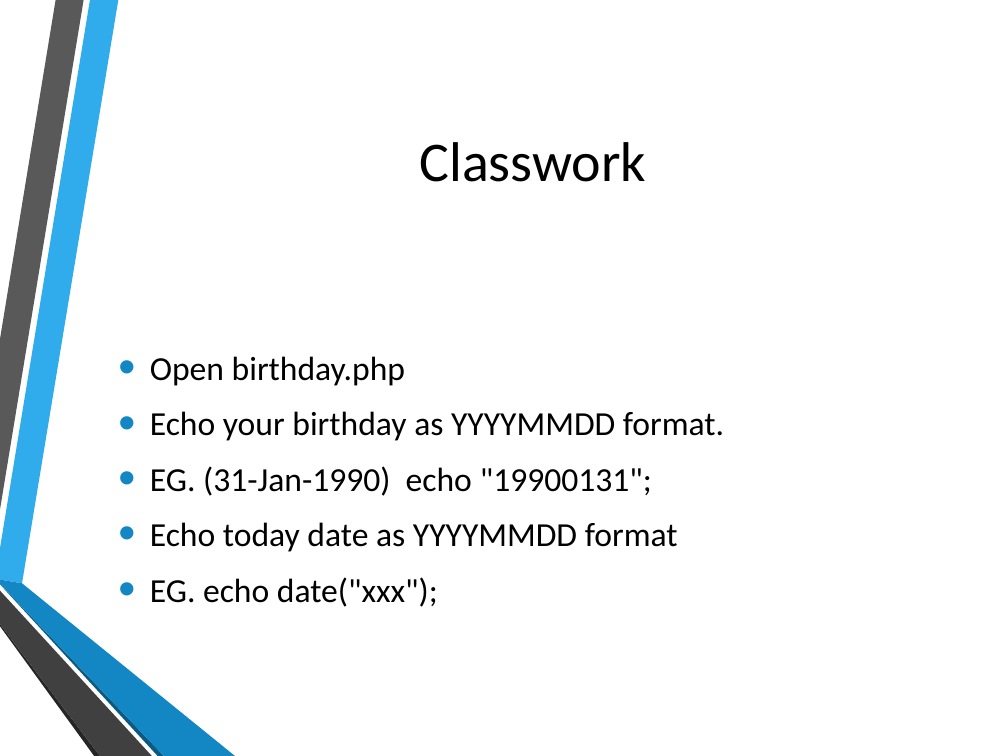
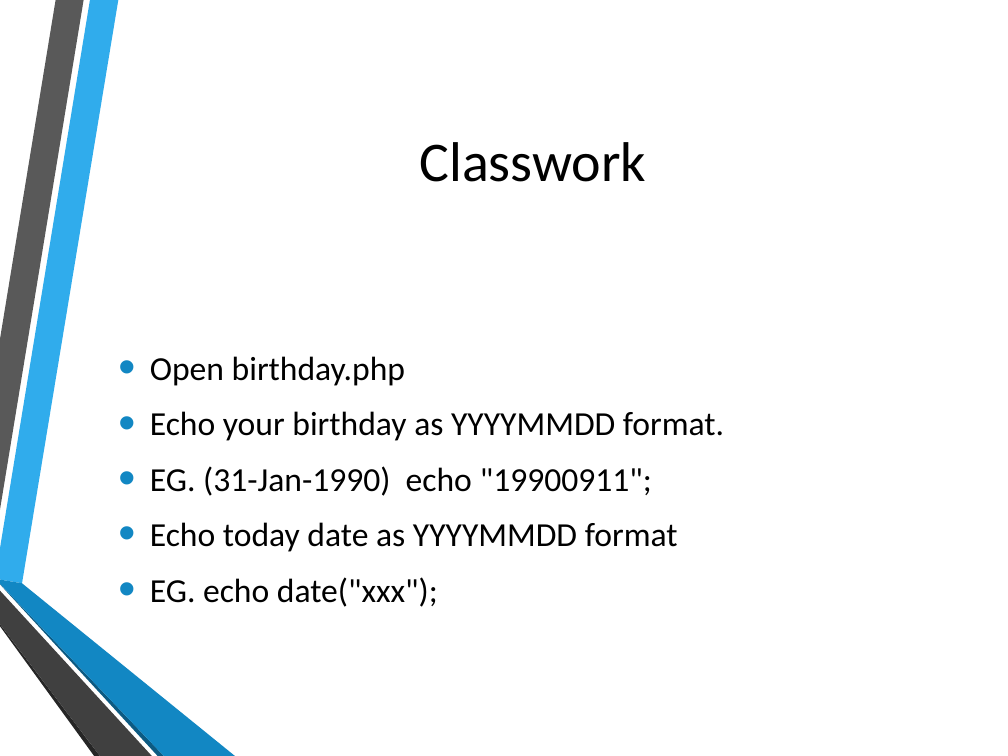
Before and after one commit to hatted/fevaworks-php, a slide deck: slide 33 of php-fw1/lesson1.pptx. Drawn at 1008x756 pixels with LibreOffice and Linux fonts; fonts in the diff are those of the drawing; background and template pictures are left out. Boxes give left, top, right and bottom in pixels: in the first picture for what was removed or moved away, otherwise in the second. Text is boxed around its words. In the diff, an @@ line names an element or a change of style, - is before the commit and + after.

```diff
--- a/php-fw1/lesson1.pptx
+++ b/php-fw1/lesson1.pptx
@@ text at box(150, 466, 652, 496): text changed @@
-• EG. (31-Jan-1990) echo "19900131";
+• EG. (31-Jan-1990) echo "19900911";
```
Also in this commit, not shown: 1 other slide changed, 5 other files.
